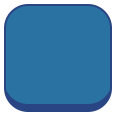
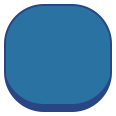
Layers edited between the first and the second 116px x 116px image:
painted on "Layer 2" over left=4, top=4, right=112, bottom=112
